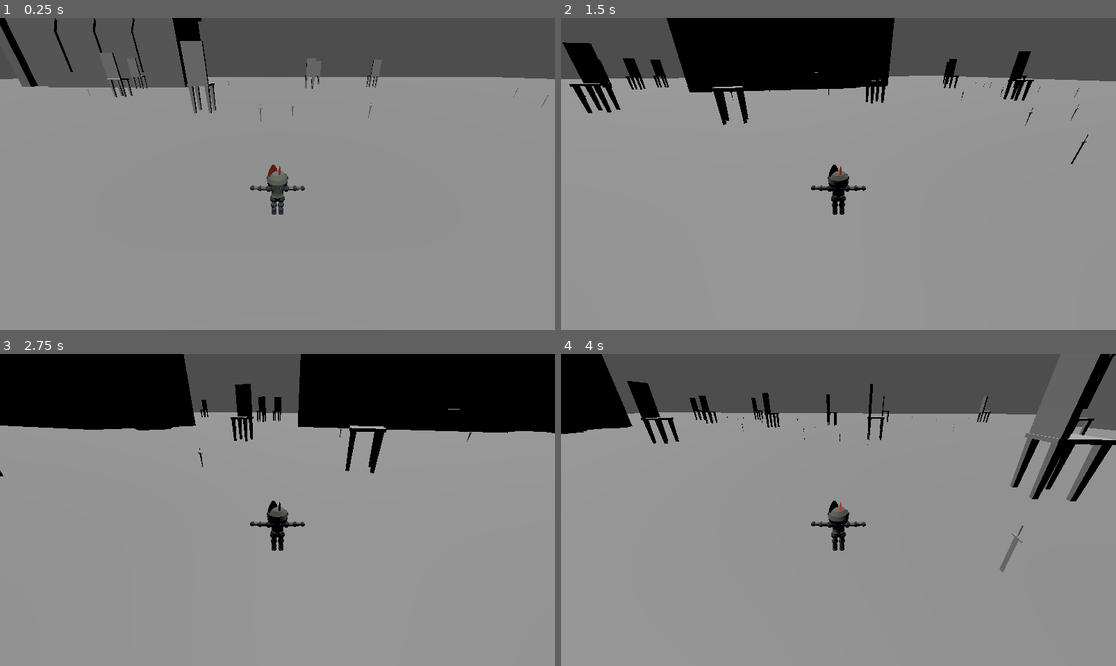
Above: before the commit, frames 1-4 (two rows, left to right).
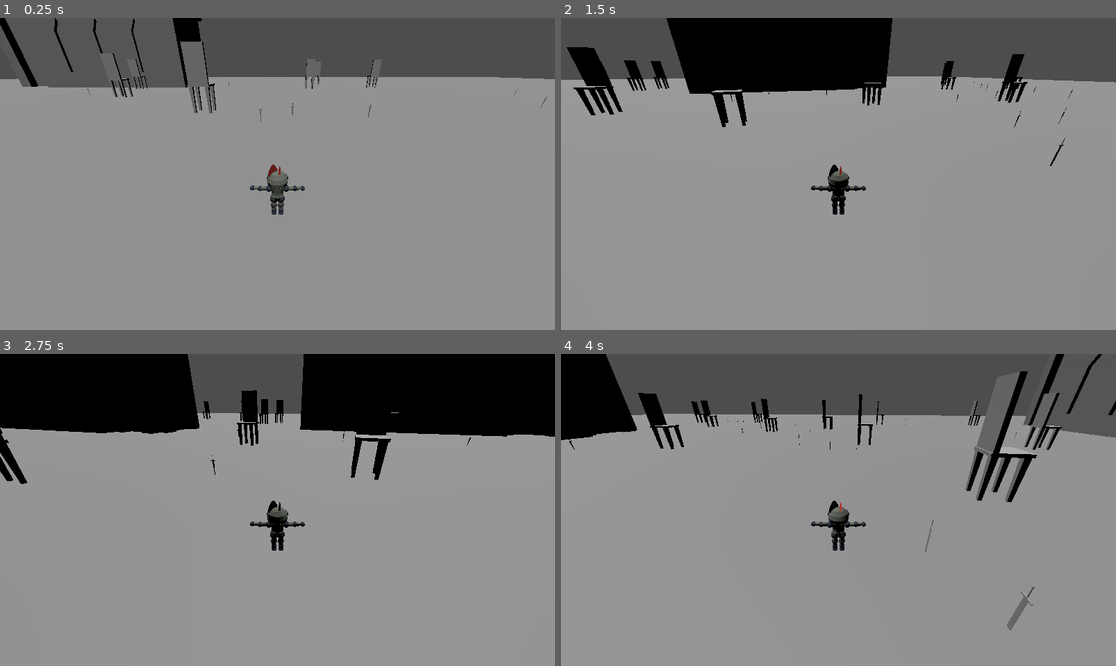
Above: after the commit, the same moments.

Repository: Tchetchouille/GMTK2024
Game: Godot game, scene res://scenes/main.tscn
Same seed, same stepped clock (60 frames per second), same inputs: the game is played once before the commit and once after it. This scene is started directly instead of the project's main scene.
Inputs (mouse positions are in pixels of both pictures, inside the frame that each line leads up to):
- Up to frame 1 (0.25 s): no input
- Up to frame 2 (1.5 s): move the mouse to (810, 236) at 0.52 s; hold W (move_forward) from 0.53 s (still down); click (810, 236) at 0.6 s; move the mouse to (1005, 220) at 1.27 s; click (1005, 220) at 1.35 s
- Up to frame 3 (2.75 s): move the mouse to (111, 463) at 2.02 s; release W (move_forward) at 2.03 s; hold A (move_left) from 2.03 s (still down); click (111, 463) at 2.1 s
- Up to frame 4 (4 s): move the mouse to (866, 510) at 2.77 s; click (866, 510) at 2.85 s; move the mouse to (755, 432) at 3.52 s; release A (move_left) at 3.53 s; hold S (move_back) from 3.53 s (still down); click (755, 432) at 3.6 s

The runs differ from the first frame. In frame 1, 0.2% of the frame differs, in the area x 0-99%, y 0-33%; in frame 2, 1.7%; in frame 3, 2.6%; in frame 4, 7.0%, in the area x 0-100%, y 0-89%.

Commit message:
Terrain scales towards player

Diff:
--- a/scripts/terrain.gd
+++ b/scripts/terrain.gd
@@ -55,20 +55,27 @@
 
 			taken_spaces.append(new_space)
 
-#func _process(delta):
-	#if player:
-		#var player_pos = player.transform.origin
-		#var to_player = player_pos - transform.origin
-		#
-		## Calculate scaling down
-		#scale -= Vector3.ONE * delta * 0.002
-		#if scale.is_zero_approx():
-			#scale = Vector3.ZERO
-#
-		## Adjust the position to scale towards the player
-		#transform.origin += to_player * delta * 0.002
+func _process(delta):
+	if player:
+		# Get the player's position
+		var player_pos = player.transform.origin
 
+		# Calculate the direction vector from the terrain to the player
+		var to_player = transform.origin - player_pos
 
+		# Store the old scale
+		var old_scale = scale
+
+		# Scale down the terrain
+		scale -= Vector3.ONE * delta * 0.05
+		if scale.is_zero_approx():
+			scale = Vector3.ZERO
+
+		# Calculate the scale ratio (to adjust the terrain position)
+		var scale_ratio = scale / old_scale
+
+		# Adjust the terrain's position so it scales towards the player
+		transform.origin = player_pos + to_player * scale_ratio
 
 func add_weapon(weapon_resource: WeaponResource, position: Vector3):
 	var weapon = weapon_template.instantiate()
